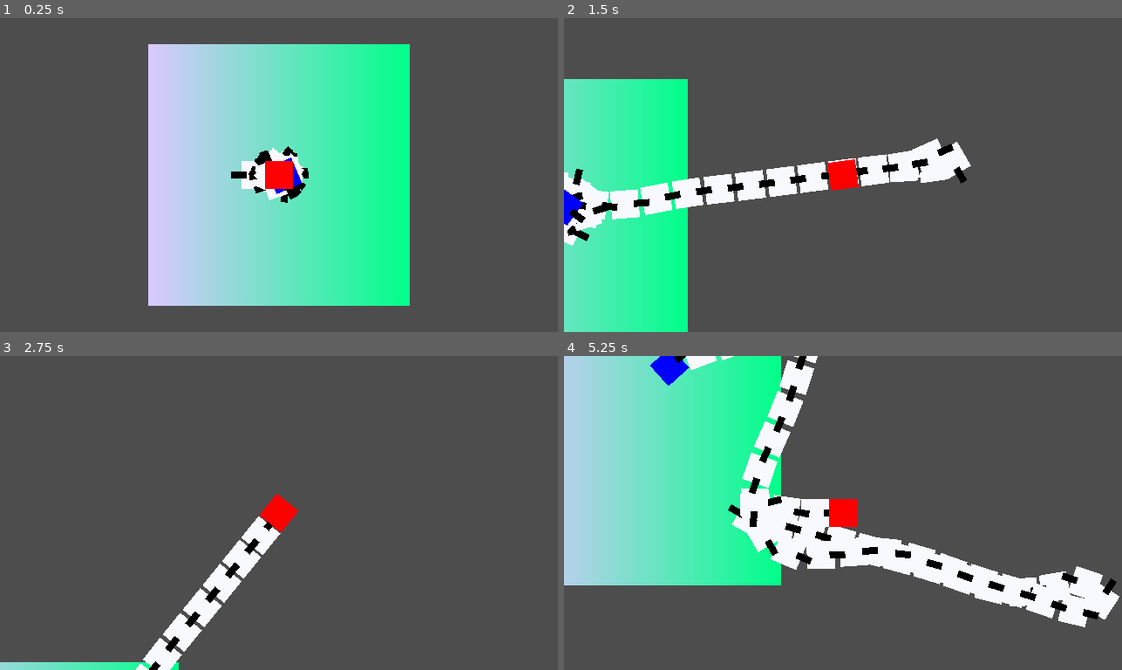
Above: before the commit, frames 1-4 (two rows, left to right).
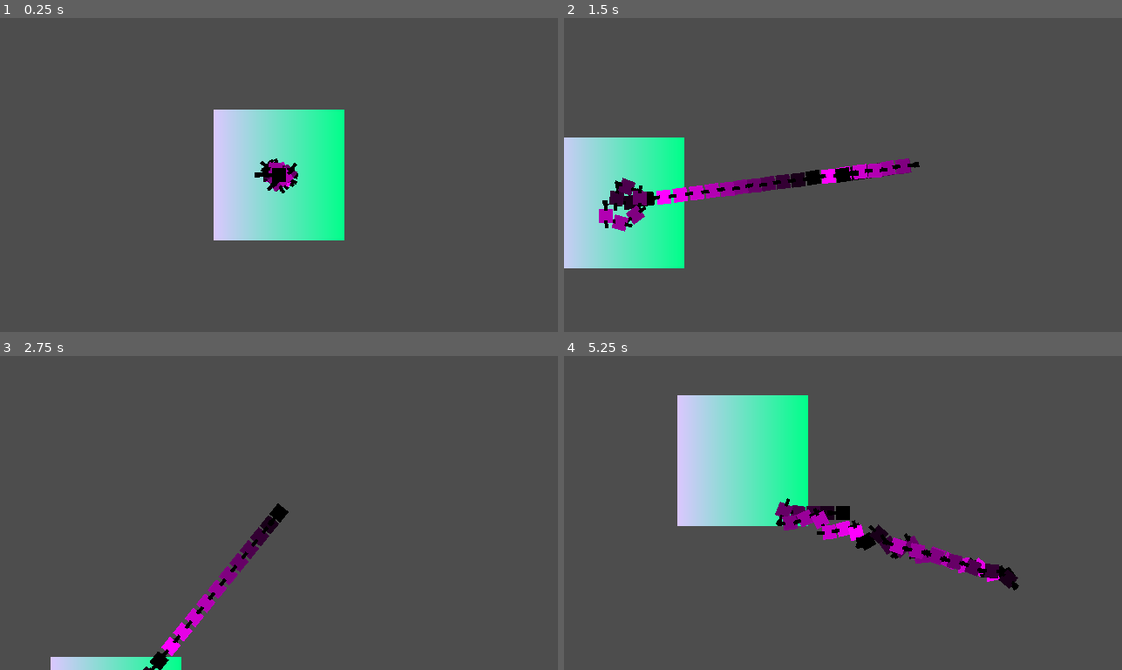
Above: after the commit, the same moments.

Repository: ANSirotkin/game-tech-demos
Game: Godot game, scene res://environ.tscn
Two runs of this game, one before a commit and one after it. Both use one fixed random seed, a clock stepped at 60 frames per second and the inputs below.
Inputs (mouse positions are in pixels of both pictures, inside the frame that each line leads up to):
- Up to frame 1 (0.25 s): no input
- Up to frame 2 (1.5 s): move the mouse to (965, 159) at 0.52 s; tap D (decrease, bound only after the commit) at 0.6 s; click (965, 159) at 0.67 s; tap I (increase, bound only after the commit) at 0.8, 1.35 s; move the mouse to (731, 190) at 1.27 s; click (731, 190) at 1.42 s
- Up to frame 3 (2.75 s): tap D (decrease, bound only after the commit) at 1.55, 2.1 s; move the mouse to (334, 443) at 2.02 s; click (334, 443) at 2.17 s; tap I (increase, bound only after the commit) at 2.3 s
- Up to frame 4 (5.25 s): move the mouse to (815, 575) at 2.77 s; tap I (increase, bound only after the commit) at 2.85, 3.8, 4.35 s; click (815, 575) at 2.92 s; tap D (decrease, bound only after the commit) at 3.05, 3.6, 4.55, 5.1 s; move the mouse to (1010, 560) at 3.52 s; click (1010, 560) at 3.67 s; move the mouse to (675, 465) at 4.27 s; click (675, 465) at 4.42 s; move the mouse to (870, 513) at 5.02 s; click (870, 513) at 5.17 s

The runs differ from the first frame. In frame 1, 36% of the frame differs, in the area x 26-74%, y 8-92%; in frame 2, 20%; in frame 3, 4.1%; in frame 4, 39%, in the area x 0-100%, y 0-87%.

Commit message:
Added some aesthetic changes; Added ability to change speed during runtime

Diff:
--- a/TD - Segmented Creature/environ.tscn
+++ b/TD - Segmented Creature/environ.tscn
@@ -12,7 +12,7 @@
 
 [node name="Environ" type="Node2D"]
 script = ExtResource("1_7oegg")
-snake_length = 50
+snake_length = 30
 
 [node name="Sprite2D" type="Sprite2D" parent="."]
 texture = SubResource("GradientTexture2D_pbcvs")
--- a/TD - Segmented Creature/project.godot
+++ b/TD - Segmented Creature/project.godot
@@ -21,3 +21,16 @@
 window/size/viewport_height=360
 window/stretch/mode="canvas_items"
 window/stretch/scale_mode="integer"
+
+[input]
+
+increase={
+"deadzone": 0.5,
+"events": [Object(InputEventKey,"resource_local_to_scene":false,"resource_name":"","device":-1,"window_id":0,"alt_pressed":false,"shift_pressed":false,"ctrl_pressed":false,"meta_pressed":false,"pressed":false,"keycode":0,"physical_keycode":73,"key_label":0,"unicode":105,"location":0,"echo":false,"script":null)
+]
+}
+decrease={
+"deadzone": 0.5,
+"events": [Object(InputEventKey,"resource_local_to_scene":false,"resource_name":"","device":-1,"window_id":0,"alt_pressed":false,"shift_pressed":false,"ctrl_pressed":false,"meta_pressed":false,"pressed":false,"keycode":0,"physical_keycode":68,"key_label":0,"unicode":100,"location":0,"echo":false,"script":null)
+]
+}
--- a/TD - Segmented Creature/segment_direct.gd
+++ b/TD - Segmented Creature/segment_direct.gd
@@ -8,24 +8,26 @@
 
 var head : Segment_Direct = null
 var tail : Segment_Direct = null
-
-@export var speed : int = 600
+@export var speed : int = 1000
 var steering_strength : int = speed / 20
 
 func _ready():
-	if head != null: $Camera2D.queue_free()
+	if head != null:
+		$Camera2D.queue_free()
+		if head.sprite.modulate.r >= 1 or head.sprite.modulate.g >= 1 or head.sprite.modulate.b >= 1:
+			sprite.modulate = Color.BLACK
+		else:
+			sprite.modulate = head.sprite.modulate + Color(.1, 0, .1)
+	else:
+		sprite.modulate = Color(0, 0, 0)
+	get_parent().snake_spawned.connect(snake_spawned)
 
-	get_parent().snake_spawned.connect(assign_color)
-
-func assign_color():
+func snake_spawned():
 	if head == null:
-		sprite.modulate = Color.RED
 		z_index = 1
 		chain.queue_free()
-	elif tail == null:
-		sprite.modulate = Color.BLUE
-	else:
-		sprite.modulate = Color.GHOST_WHITE
+	#if tail != null:
+		#$Camera2D.queue_free()
 
 func _physics_process(delta: float):
 	if head == null:
@@ -33,8 +35,16 @@
 	else:
 		tail_movement(delta)
 
-	rotated.look_at(velocity + sprite.global_position)
-	move_and_slide()
+	if Input.is_action_just_pressed("increase"):
+		speed += 100
+
+	elif Input.is_action_just_pressed("decrease"):
+		speed -= 100
+
+	if !Input.is_mouse_button_pressed(MOUSE_BUTTON_LEFT):
+		move_and_slide()
+		rotated.look_at(velocity + sprite.global_position)
+
 
 func head_movement(delta: float):
 	var desired_position = get_global_mouse_position() - global_position
--- a/TD - Segmented Creature/segment_direct.tscn
+++ b/TD - Segmented Creature/segment_direct.tscn
@@ -19,6 +19,9 @@
 [sub_resource type="GradientTexture2D" id="GradientTexture2D_itvkv"]
 gradient = SubResource("Gradient_3rubo")
 
+[sub_resource type="PlaceholderTexture2D" id="PlaceholderTexture2D_is0ns"]
+size = Vector2(12, 12)
+
 [node name="Segment_Direct" type="CharacterBody2D"]
 script = ExtResource("1_ko6ph")
 
@@ -27,6 +30,7 @@
 disabled = true
 
 [node name="Camera2D" type="Camera2D" parent="."]
+zoom = Vector2(0.5, 0.5)
 
 [node name="Rotated" type="Node2D" parent="."]
 
@@ -34,9 +38,19 @@
 texture = SubResource("GradientTexture2D_byogs")
 
 [node name="Tail_Position" type="Node2D" parent="Rotated"]
-position = Vector2(-16, 0)
+position = Vector2(-30, 0)
 
 [node name="Chain" type="Sprite2D" parent="Rotated"]
-position = Vector2(19, 0)
+position = Vector2(20, 0)
 scale = Vector2(0.28125, 0.125)
 texture = SubResource("GradientTexture2D_itvkv")
+
+[node name="Chain2" type="Sprite2D" parent="Rotated"]
+position = Vector2(-20, 0)
+scale = Vector2(0.28125, 0.125)
+texture = SubResource("GradientTexture2D_itvkv")
+
+[node name="Sprite2D" type="Sprite2D" parent="Rotated"]
+modulate = Color(0, 0, 0, 1)
+position = Vector2(-30, 0)
+texture = SubResource("PlaceholderTexture2D_is0ns")
Not shown: 1 places in TD - Segmented Creature/segment_direct.tscn that only renumber resources
